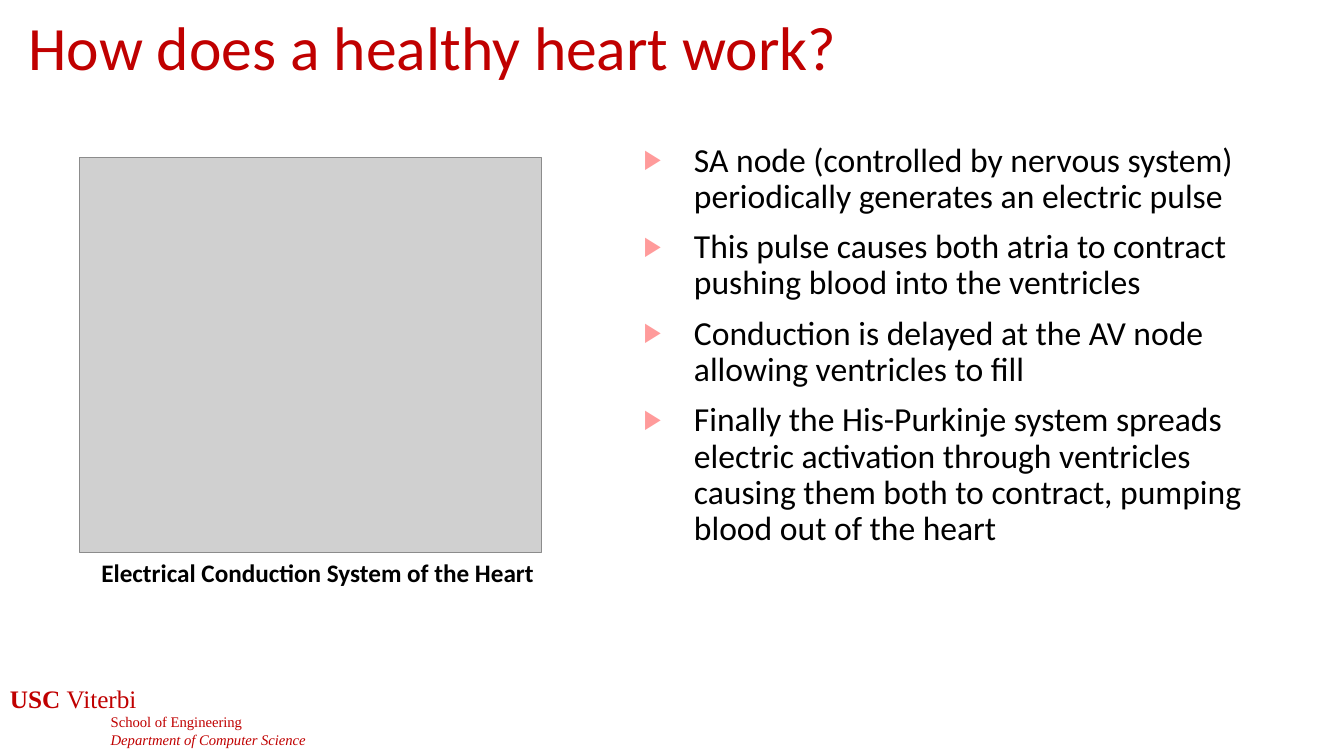
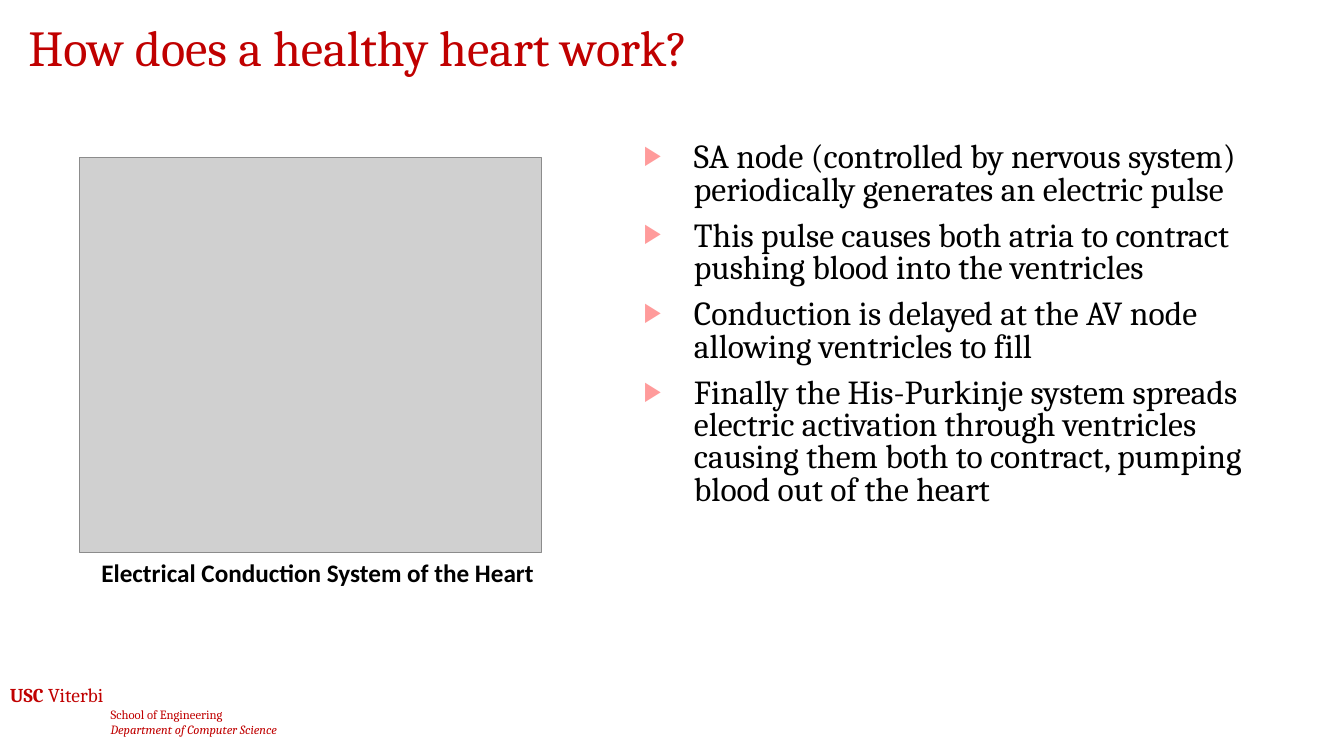
Before and after one commit to jdeshmukh/jdeshmukh.github.io, a slide deck: slide 21 of teaching/cs513-autocps-fall-2026/slides/TimedModels.pptx. Drawn at 1344x756 pixels with LibreOffice and Linux fonts; fonts in the diff are those of the drawing; grey boxes stand for pictures; background and template pictures are left out. Boxes give left, top, right and bottom in pixels: in the first picture for what was removed or moved away, otherwise in the second. Text is boxed around its words. In the diff, an @@ line names an element or a change of style, - is before the commit and + after.

```diff
--- a/teaching/cs513-autocps-fall-2026/slides/TimedModels.pptx
+++ b/teaching/cs513-autocps-fall-2026/slides/TimedModels.pptx
@@ title "How does a healthy heart ..." at bbox=[28, 31, 687, 77]: size 44 to 36 pt, font Calibri to Cambria @@
@@ text "SA node (controlled by nervous ..." at bbox=[694, 144, 1241, 502]: font Calibri to Cambria; line spacing 0.9 to 0.8 @@
@@ text "USC Viterbi" at bbox=[10, 688, 277, 737]: size 18 to 14 pt in "USC Viterbi"; font Times New Roman to Cambria; size 10.5 to 9 pt in "School of Engineering", "Department of Computer Science" @@
```
Also in this commit, not shown: 31 other slides changed, 37 slides added, 3 other files.
